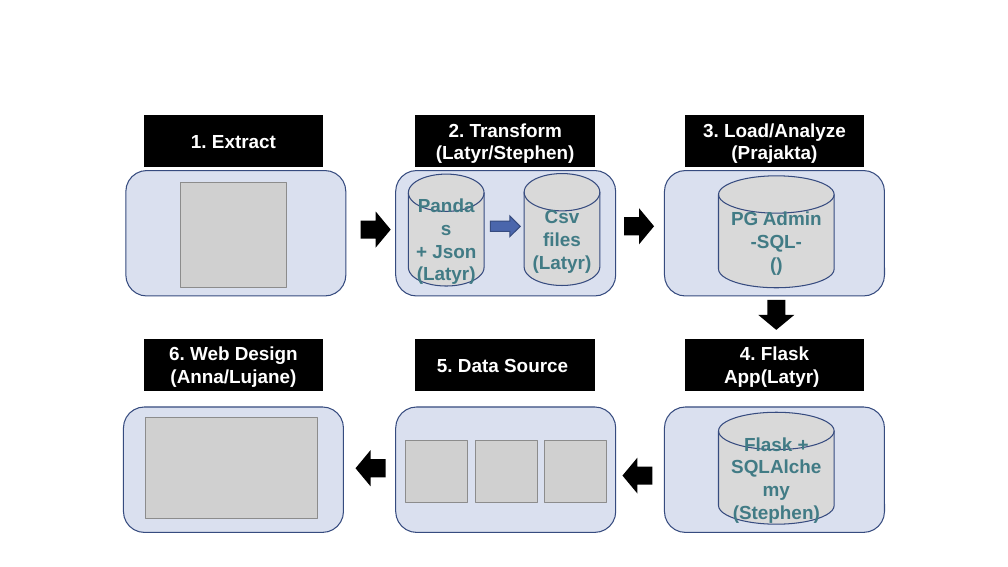
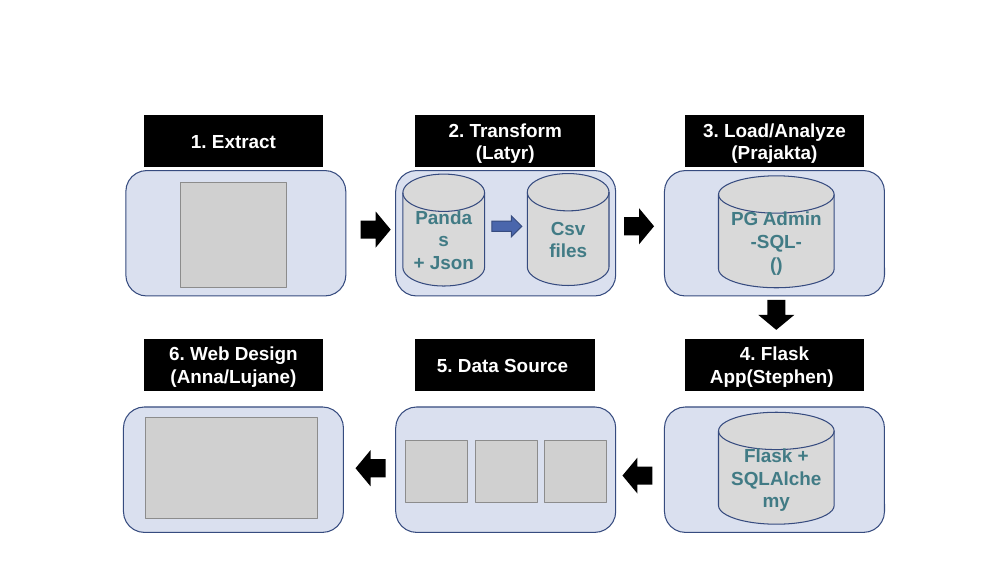
Before and after one commit to lujane-92/Team_Project_2, a slide deck: slide 7 of 03 - Presentation/Digital Disparity - Draft presentation.pptx. Drawn at 1008x567 pixels with LibreOffice and Linux fonts; fonts in the diff are those of the drawing; grey boxes stand for pictures. Boxes give left, top, right and bottom in pixels: in the first picture for what was removed or moved away, otherwise in the second. Text is boxed around its words. In the diff, an @@ line names an element or a change of style, - is before the commit and + after.

Commit message:
updated ppt

```diff
--- a/03 - Presentation/Digital Disparity - Draft presentation.pptx
+++ b/03 - Presentation/Digital Disparity - Draft presentation.pptx
@@ text in rectangle at (x1=449, y1=123, x2=562, y2=163): text changed @@
-2. Transform (Latyr/Stephen)
+2. Transform (Latyr)
@@ cylinder "Pandas" resized from (x1=408, y1=174, x2=484, y2=286) to (x1=403, y1=174, x2=485, y2=286) @@
@@ cylinder "Csv files" resized from (x1=524, y1=174, x2=600, y2=286) to (x1=528, y1=174, x2=609, y2=286) @@
@@ text in cylinder at (x1=417, y1=266, x2=476, y2=285): paragraph removed @@
-(Latyr)
@@ text in cylinder at (x1=533, y1=255, x2=592, y2=273): paragraph removed @@
-(Latyr)
@@ text in rectangle at (x1=710, y1=346, x2=834, y2=387): text changed @@
-4. Flask App(Latyr)
+4. Flask App(Stephen)
@@ text in cylinder at (x1=733, y1=505, x2=820, y2=523): paragraph removed @@
-(Stephen)
```
Also in this commit, not shown: 1 other file.
